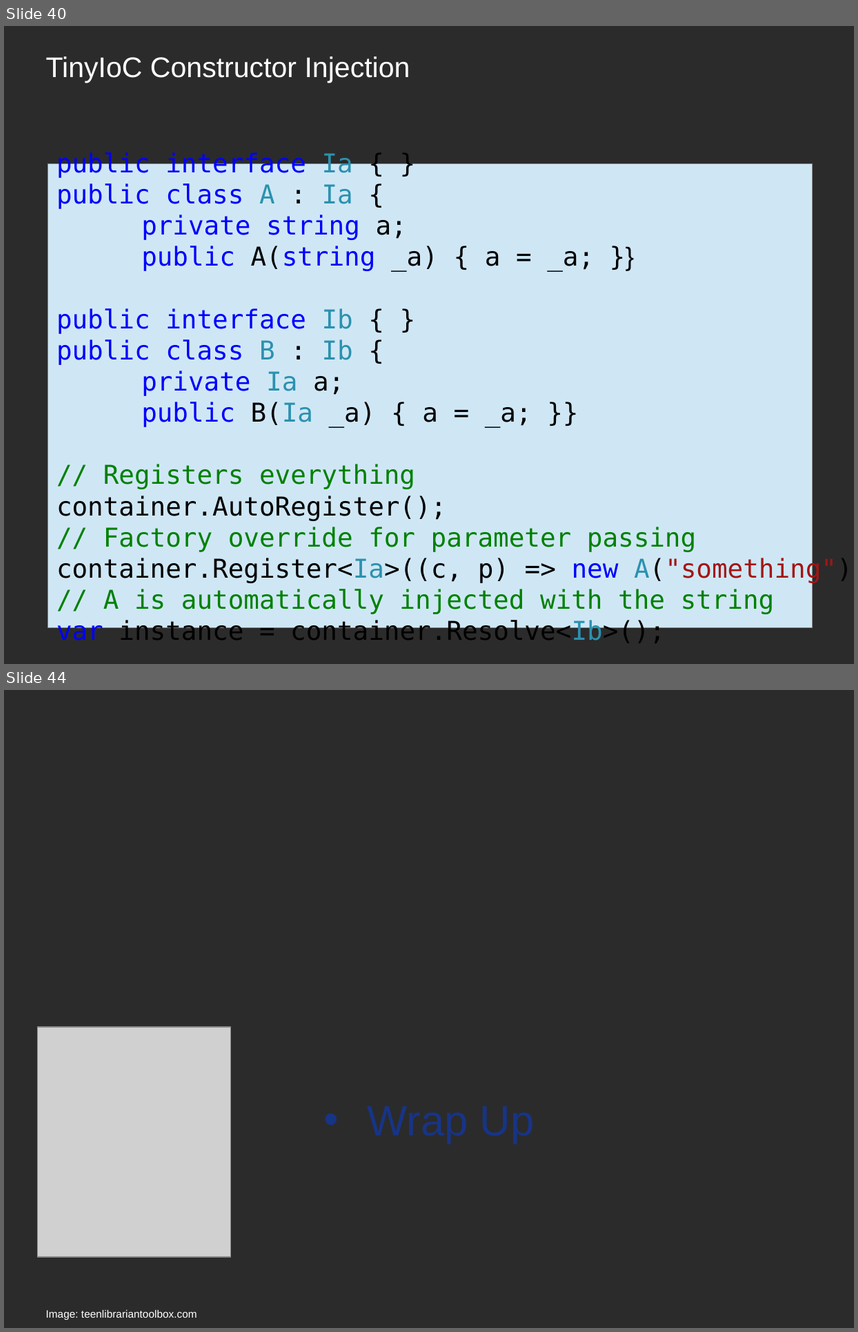
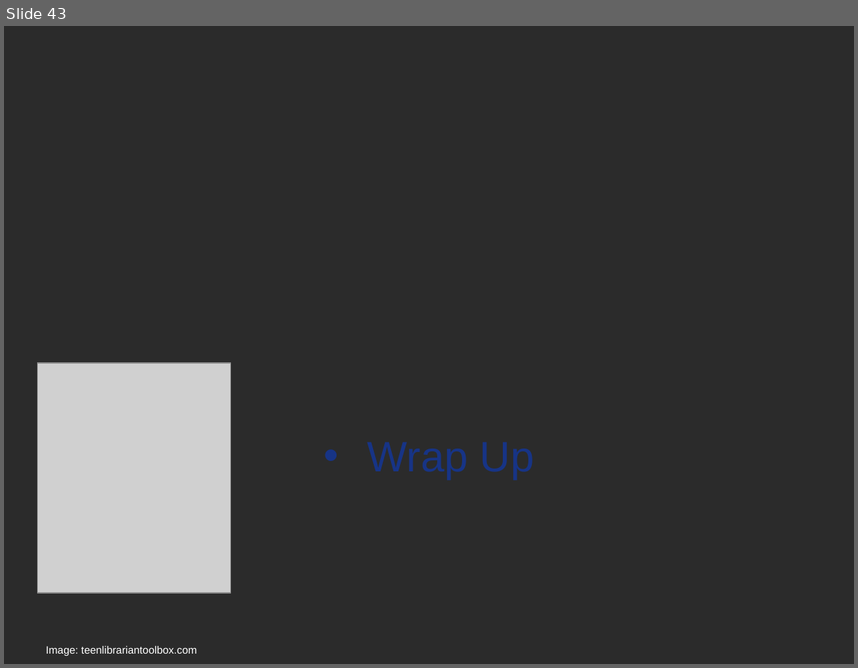
Before and after one commit to Timothep/MarathonWOShoes, a slide deck: BarefootMarathon.odp. Shown one above the other, each under a label of ours: slides 40 and 44 before the commit, slide 43 after it; the slides between them are not shown. The pictures are 858x1332 and 858x668 pixels, drawn with LibreOffice and Linux fonts; fonts in the diff are those of the drawing; grey boxes stand for pictures; background and template pictures are left out; a plain dark background stands for a picture behind light text. Boxes give left, top, right and bottom in pixels: in the first picture for what was removed or moved away, otherwise in the second. Text is boxed around its words. In the diff, an @@ line names an element or a change of style, - is before the commit and + after.

```diff
--- a/BarefootMarathon.odp
+++ b/BarefootMarathon.odp
@@ slide 40 removed at (x1=4, y1=26, x2=854, y2=664), background picture (left out) @@
@@ title removed at (x1=46, y1=56, x2=410, y2=83) @@
-TinyIoC Constructor Injection
@@ rectangle removed at (x1=48, y1=164, x2=813, y2=627) @@
-public interface Ia { }
-public class A : Ia {
-private string a;
-public A(string _a) { a = _a; }}
-public interface Ib { }
-public class B : Ib {
-private Ia a;
-public B(Ia _a) { a = _a; }}
-// Registers everything
-container.AutoRegister();
-// Factory override for parameter passing
-container.Register<Ia>((c, p) => new A("something"));
-// A is automatically injected with the string
-var instance = container.Resolve<Ib>();
@@ what was slide 44 is now slide 43 @@
```
Also in this commit, not shown: 5 slides changed, 2 slides added, 2 other slides removed, 1 other file.
